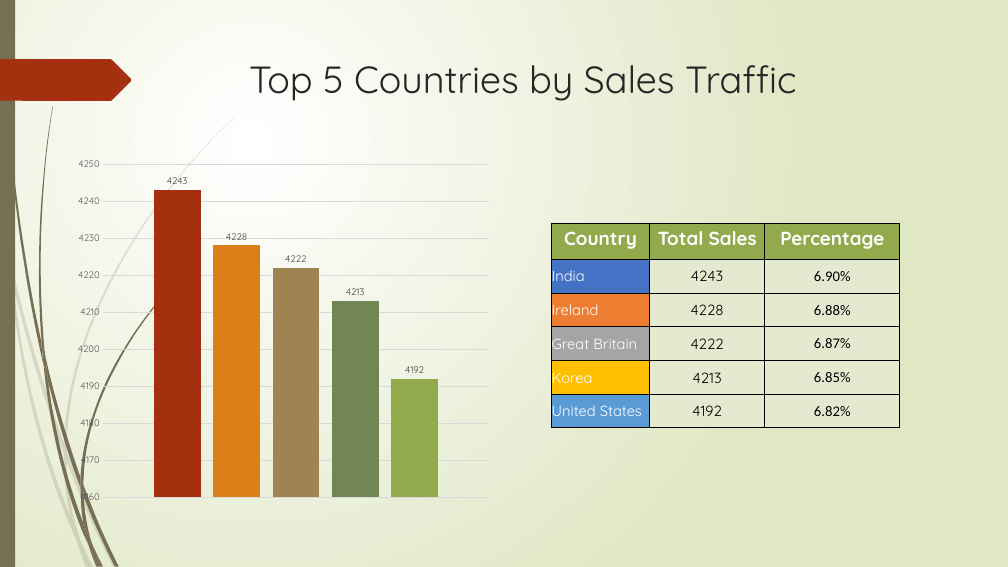
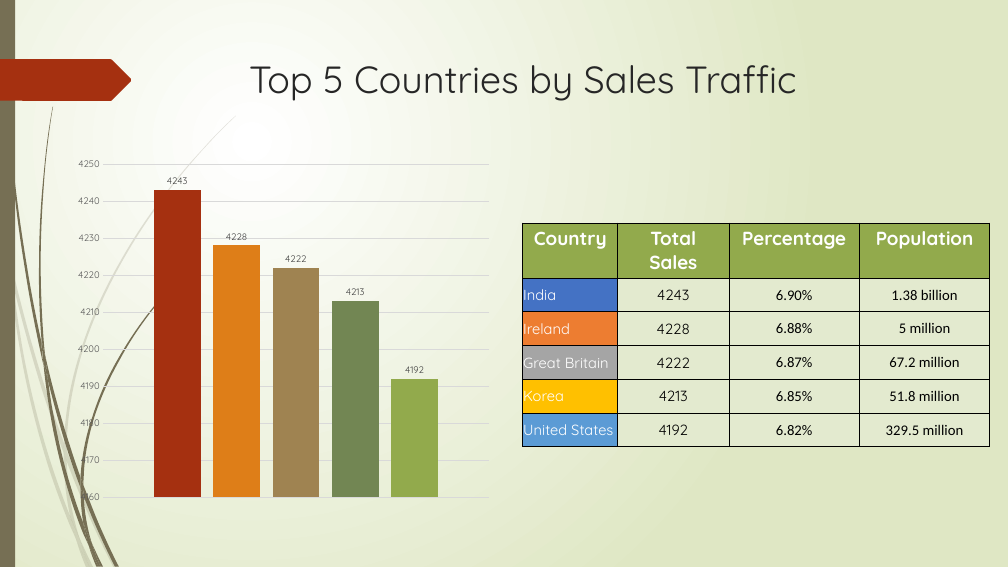
Before and after one commit to jnesteruck/rev-proj2, a slide deck: slide 20 of analysis-phase/Project_2.pptx. Drawn at 1008x567 pixels with LibreOffice and Linux fonts; fonts in the diff are those of the drawing. Boxes give left, top, right and bottom in pixels: in the first picture for what was removed or moved away, otherwise in the second. Text is boxed around its words. In the diff, an @@ line names an element or a change of style, - is before the commit and + after.

```diff
--- a/analysis-phase/Project_2.pptx
+++ b/analysis-phase/Project_2.pptx
@@ table at [523, 223, 991, 439] @@
+column 4: Population | 1.38 billion | 5 million | 67.2 million | 51.8 million | 329.5 million
@@ table: place and size @@
-table at [551, 223, 900, 428]
+table at [523, 223, 991, 439]
```
Also in this commit, not shown: 2 other slides changed.
